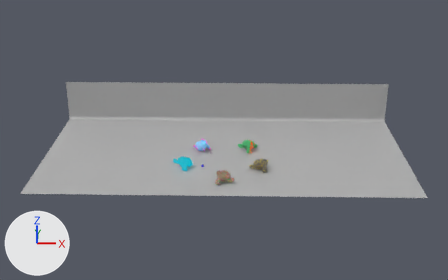
The Blender file shader-fluo.blend, before and after one commit.
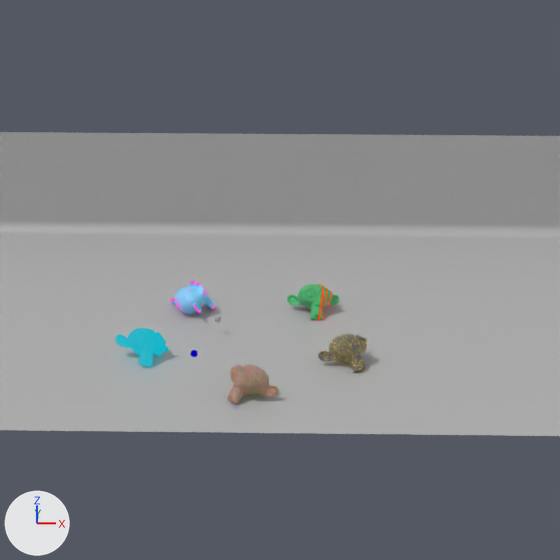
Each version appears first whole from a 50 mm camera at (1.5, -70.2, 34.5) aimed at (-0.1, 2.9, 2.0), and next in a close-up on the part from 29% to 76% of the width and 12% to 87% of the height. The lights are fixed; the arrows at lower left show +X, +Y and +Z.

Objects in the first close-up: 'Plane', 'Suzanne-basic', 'Suzanne-coral', 'Suzanne-dots', 'Suzanne-shadows', 'Suzanne-stripes'.
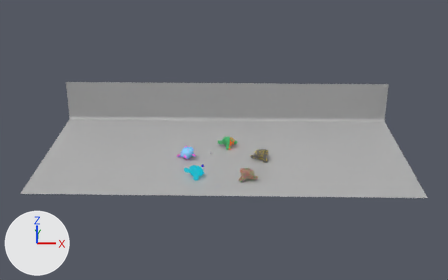
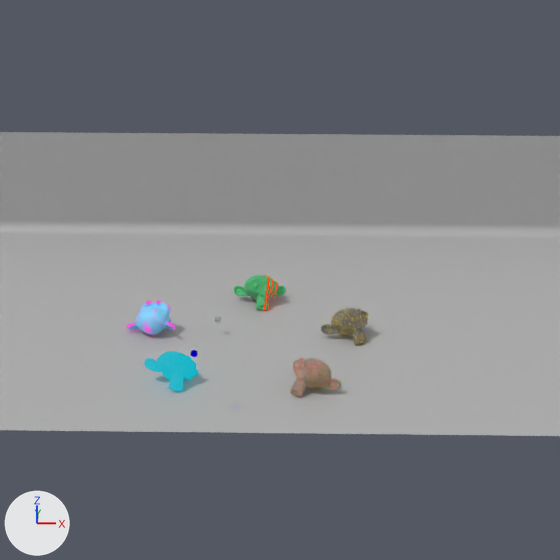
Where the change shows, as pixel boxes (x1, y1, x2, y2) in the close-ups (560 x 560 px):
'Suzanne-coral', moved
    before: (227, 364, 278, 404)
    after: (290, 358, 341, 397)
'Suzanne-basic', moved
    before: (115, 328, 168, 367)
    after: (144, 351, 199, 391)
'Suzanne-dots', moved
    before: (318, 334, 367, 372)
    after: (321, 308, 368, 345)
'Suzanne-stripes', moved
    before: (287, 284, 340, 320)
    after: (233, 275, 286, 311)
'Suzanne-shadows', moved, turned
    before: (170, 281, 215, 314)
    after: (127, 301, 176, 335)

What the commit changed:
Object 'Suzanne-coral' (ob_suzanne_coral) moves from (-0.21, -4.99, 0.76) to (2.59, -4.27, 0.76).
Object 'Suzanne-stripes' (ob_suzanne_stripes) moves from (3.1, 3.92, 0.76) to (0.42, 4.97, 0.76).
Object 'Suzanne-basic' (ob_suzanne_basic) moves from (-4.82, -1.34, 0.76) to (-3.26, -3.78, 0.76).
Object 'Suzanne-dots' (ob_suzanne_dots) moves from (4.68, -1.74, 0.76) to (4.86, 1.14, 0.76).
Object 'Suzanne-shadows' (ob_suzanne_shadows) moves from (-2.76, 4.16, 0.76) to (-4.61, 1.94, 0.76).
Object 'Suzanne-shadows' (ob_suzanne_shadows) turns from (-36, 12, 124) to (-36, 12, 157) degrees about x, y and z.
